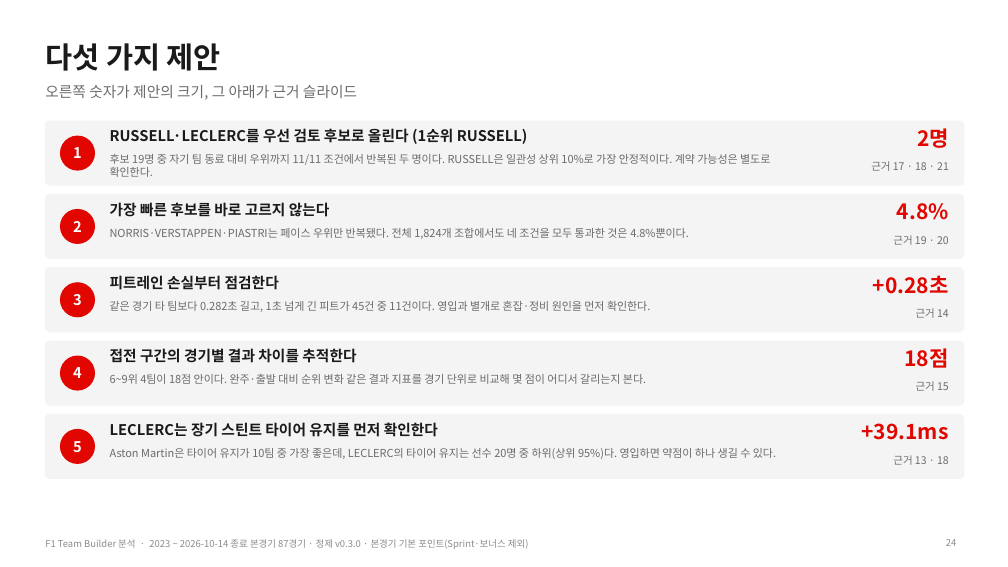
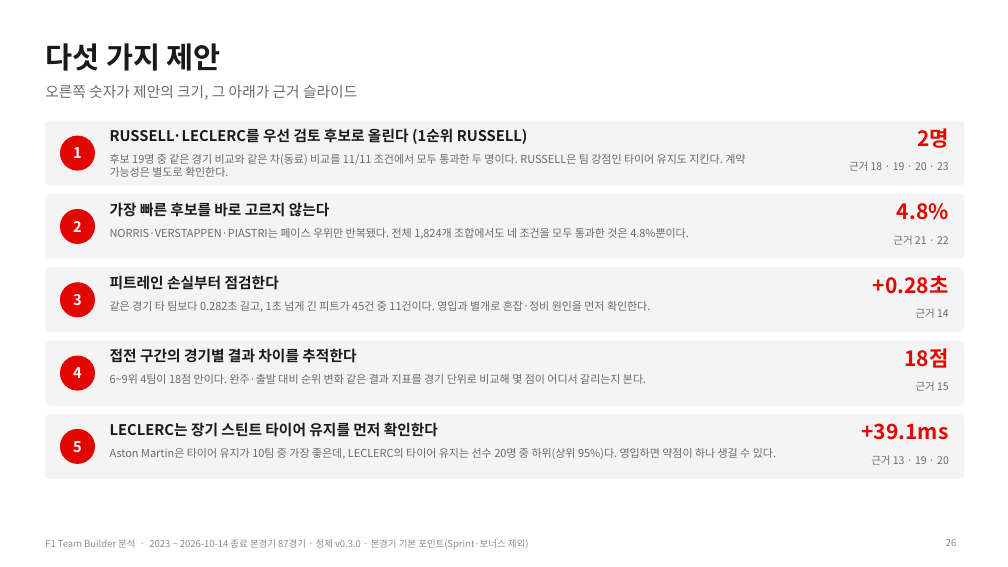
Before and after one commit to encore-ai-campus/mlo-02-p2-team1, a slide deck: slide 26 of docs/F1_TeamBuilder_발표자료.pptx (slide 24 before the commit). Drawn at 1008x567 pixels with LibreOffice and Linux fonts; fonts in the diff are those of the drawing. Boxes give left, top, right and bottom in pixels: in the first picture for what was removed or moved away, otherwise in the second. Text is boxed around its words. In the diff, an @@ line names an element or a change of style, - is before the commit and + after.

```diff
--- a/docs/F1_TeamBuilder_발표자료.pptx
+++ b/docs/F1_TeamBuilder_발표자료.pptx
@@ text at (x1=110, y1=154, x2=745, y2=177): text changed @@
-후보 19명 중 자기 팀 동료 대비 우위까지 11/11 조건에서 반복된 두 명이다. RUSSELL은 일관성 상위 10%로 가장 안정적이다. 계약 가능성은 별도로 확인한다.
+후보 19명 중 같은 경기 비교와 같은 차(동료) 비교를 11/11 조건에서 모두 통과한 두 명이다. RUSSELL은 팀 강점인 타이어 유지도 지킨다. 계약 가능성은 별도로 확인한다.
@@ text at (x1=849, y1=161, x2=949, y2=171): text changed @@
-근거 17 · 18 · 21
+근거 18 · 19 · 20 · 23
@@ text at (x1=893, y1=235, x2=949, y2=245): text changed @@
-근거 19 · 20
+근거 21 · 22
@@ text at (x1=871, y1=455, x2=949, y2=465): text changed @@
-근거 13 · 18
+근거 13 · 19 · 20
```
Also in this commit, not shown: 9 other slides changed, 2 slides added, 13 other files.
